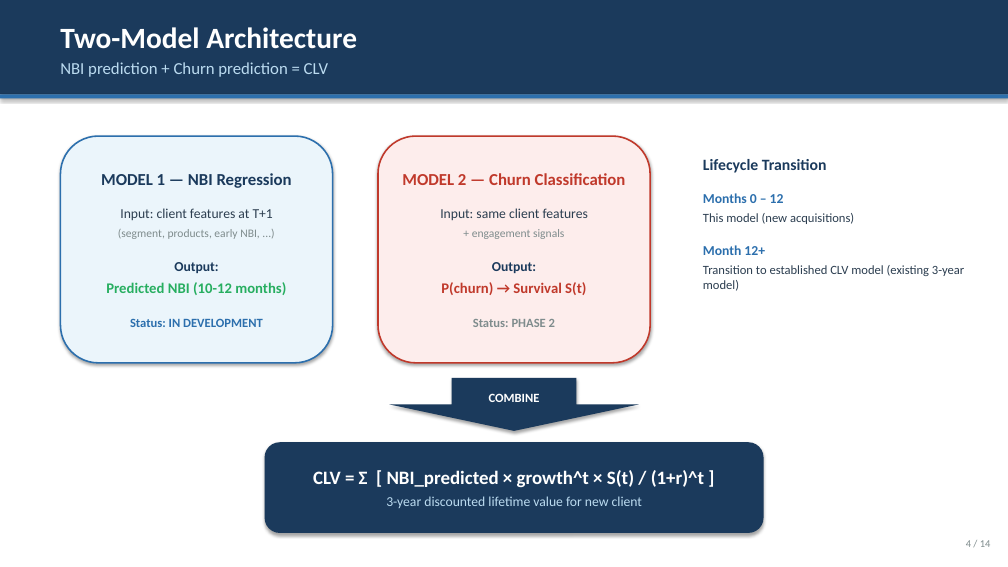
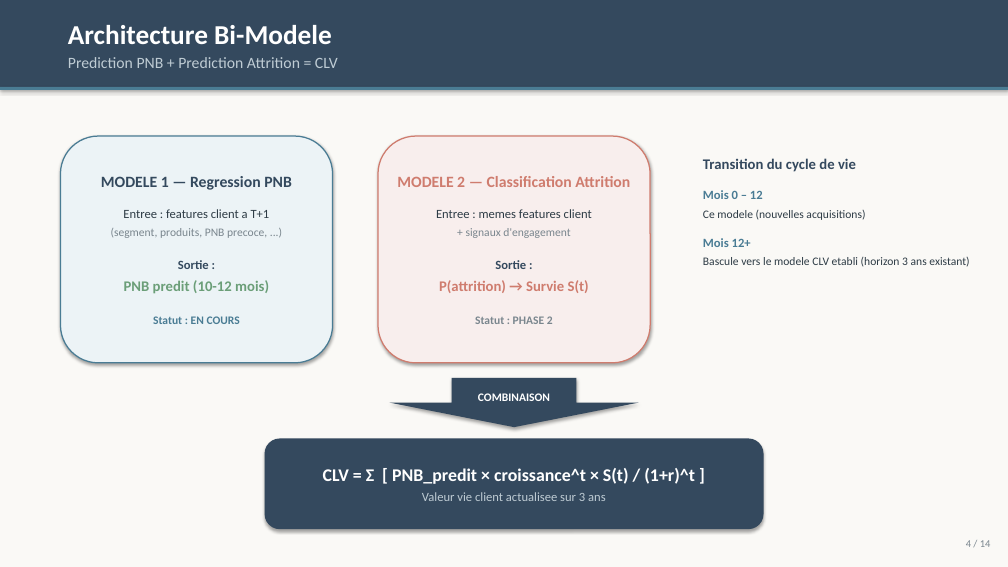
Before and after one commit to Rayen2Z/Claude-my-friend, a slide deck: slide 4 of Acquisition_model/CLV_Acquisition_Model_Presentation.pptx. Drawn at 1008x567 pixels with LibreOffice and Linux fonts; fonts in the diff are those of the drawing. Boxes give left, top, right and bottom in pixels: in the first picture for what was removed or moved away, otherwise in the second. Text is boxed around its words. In the diff, an @@ line names an element or a change of style, - is before the commit and + after.

```diff
--- a/Acquisition_model/CLV_Acquisition_Model_Presentation.pptx
+++ b/Acquisition_model/CLV_Acquisition_Model_Presentation.pptx
@@ background #FFFFFF to #FAF9F6 @@
@@ rectangle: place and size @@
-rectangle at bbox=[0, 0, 1008, 95]
+rectangle at bbox=[0, 0, 1008, 87]
@@ text at bbox=[68, 25, 332, 44]: text changed; size 28 to 26 pt @@
-Two-Model Architecture
+Architecture Bi-Modele
@@ text at bbox=[68, 57, 338, 68]: text changed; size 16 to 15 pt; text colour #BBDBF0 to #BFCCD4 @@
-NBI prediction + Churn prediction = CLV
+Prediction PNB + Prediction Attrition = CLV
@@ rectangle: place and size @@
-rectangle at bbox=[0, 95, 1008, 98]
+rectangle at bbox=[0, 87, 1008, 90]
@@ rectangle at bbox=[0, 87, 1008, 90]: fill #2C6FAD to #4A7C94 @@
@@ rounded rectangle "MODELE 1 — Regression PNB" at bbox=[60, 136, 333, 363]: fill #EBF5FB to #ECF3F6; outline #2C6FAD 1.5 pt to #4A7C94 1.2 pt @@
@@ rounded rectangle "MODELE 2 — Classification Attrition" at bbox=[378, 136, 650, 363]: fill #FDEDEC to #F8EEED; outline #C0392B 1.5 pt to #CF7C6E 1.2 pt @@
@@ text in rounded rectangle at bbox=[101, 176, 292, 324]: text changed; size 13 to 11 pt; text colour #7F8C8D to #7A868E @@
-MODEL 1 — NBI Regression
-Input: client features at T+1
-(segment, products, early NBI, ...)
-Output:
-Predicted NBI (10-12 months)
-Status: IN DEVELOPMENT
+MODELE 1 — Regression PNB
+Entree : features client a T+1
+(segment, produits, PNB precoce, ...)
+Sortie :
+PNB predit (10-12 mois)
+Statut : EN COURS
@@ text in rounded rectangle at bbox=[397, 176, 630, 324]: text changed; size 13 to 12 pt; text colour #C0392B to #CF7C6E @@
-MODEL 2 — Churn Classification
-Input: same client features
-+ engagement signals
-Output:
-P(churn) → Survival S(t)
-Status: PHASE 2
+MODELE 2 — Classification Attrition
+Entree : memes features client
++ signaux d'engagement
+Sortie :
+P(attrition) → Survie S(t)
+Statut : PHASE 2
@@ text at bbox=[703, 158, 969, 266]: text changed; size 12 to 11 pt; text colour #2C3E50 to #2D3B45 @@
-Lifecycle Transition
-Months 0 – 12
-This model (new acquisitions)
-Month 12+
-Transition to established CLV model (existing 3-year model)
+Transition du cycle de vie
+Mois 0 – 12
+Ce modele (nouvelles acquisitions)
+Mois 12+
+Bascule vers le modele CLV etabli (horizon 3 ans existant)
@@ fill #1B3A5C to #34495E in 3 elements at bbox=[0, 0, 1008, 87], bbox=[265, 439, 764, 529], bbox=[389, 378, 639, 427] @@
@@ down arrow "COMBINAISON": place and size @@
-down arrow "COMBINAISON" at bbox=[389, 378, 639, 431]
+down arrow "COMBINAISON" at bbox=[389, 378, 639, 427]
@@ text in down arrow at bbox=[478, 393, 550, 401]: text changed; size 12 to 11 pt @@
-COMBINE
+COMBINAISON
@@ rounded rectangle "CLV = Σ [ PNB_predit ...": place and size @@
-rounded rectangle "CLV = Σ [ PNB_predit ..." at bbox=[265, 442, 764, 533]
+rounded rectangle "CLV = Σ [ PNB_predit ..." at bbox=[265, 439, 764, 529]
@@ text in rounded rectangle at bbox=[323, 468, 695, 501]: text changed; size 18 to 17 pt @@
-CLV = Σ [ NBI_predicted × growth^t × S(t) / (1+r)^t ]
-3-year discounted lifetime value for new client
+CLV = Σ [ PNB_predit × croissance^t × S(t) / (1+r)^t ]
+Valeur vie client actualisee sur 3 ans
```
Also in this commit, not shown: 9 other slides changed, 4 slides added, 4 slides removed, 2 other files.
